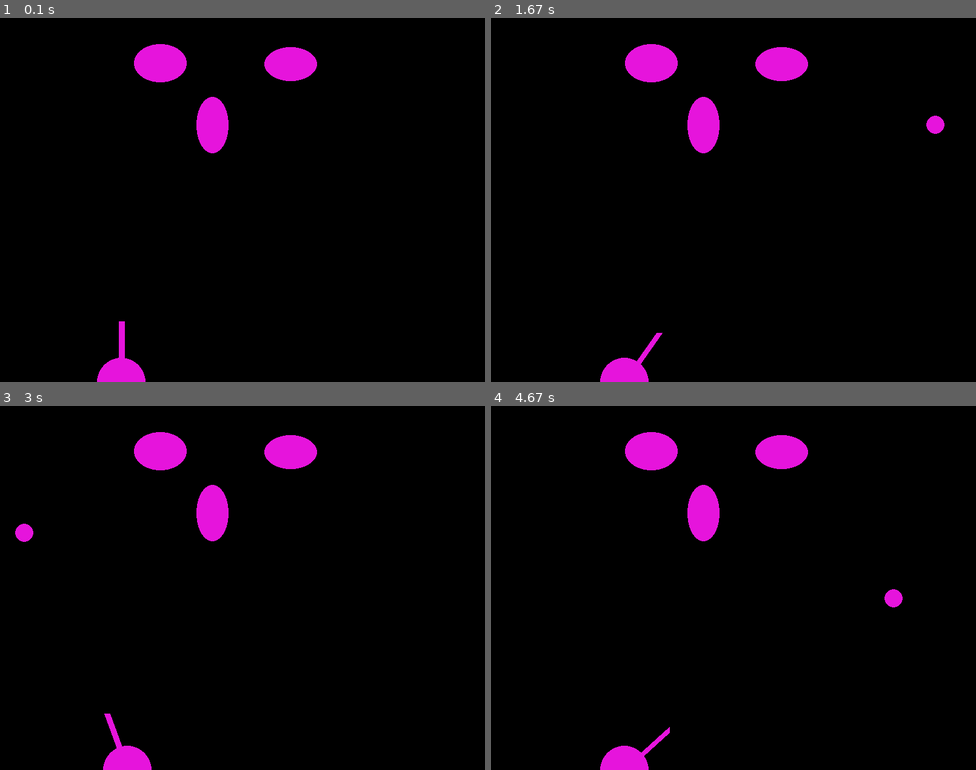
Above: before the commit, frames 1-4 (two rows, left to right).
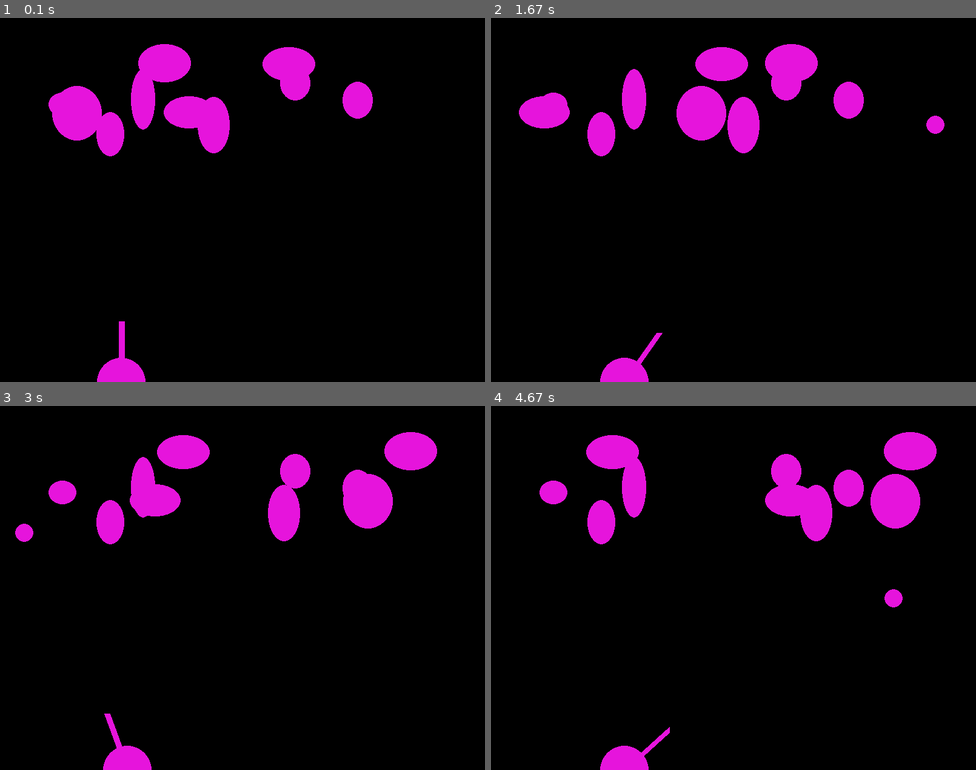
Above: after the commit, the same moments.

Repository: Pleshakova/pygame_projects
Game: pygame game, started from cannon_game/model.py
Two runs of this game, one before a commit and one after it. Both use one fixed random seed, a clock stepped at 60 frames per second and the inputs below.
Inputs (mouse positions are in pixels of both pictures, inside the frame that each line leads up to):
- Up to frame 1 (0.1 s): no input
- Up to frame 2 (1.67 s): click (733, 200) at 0.4 s; hold Right 0.67-1.13 s; click (888, 189) at 0.77 s; hold Right 1.17-1.63 s; click (733, 221) at 1.27 s
- Up to frame 3 (3 s): hold Left 1.67-2.2 s; click (126, 591) at 1.77 s; hold Left 2.23-2.63 s; move the mouse to (291, 668) at 2.27 s; click (291, 668) at 2.33 s; hold Right from 2.67 s (still down); click (92, 675) at 2.77 s
- Up to frame 4 (4.67 s): release Right at 3.3 s; hold Left 3.33-3.8 s; click (806, 460) at 3.43 s; hold Right 3.83-4.3 s; click (912, 715) at 3.93 s; hold Right from 4.33 s (still down); click (791, 620) at 4.43 s

The runs differ from the first frame. In frame 1, 4.0% of the frame differs, in the area x 10-77%, y 7-38%; in frame 2, 6.2%; in frame 3, 7.4%; in frame 4, 8.5%, in the area x 10-92%, y 7-38%.

Commit message:
Version 4. Moving and non-moving targets are created.

Diff:
--- a/cannon_game/model.py
+++ b/cannon_game/model.py
@@ -108,7 +108,7 @@
     def show(self):
         pygame.draw.circle(screen, color, self.coord, self.standart_radius)
 
-    def is_reached_frame(self):
+    def is_reached_border(self):
         return self.coord[0] <= 0 or self.coord[0] >= width or self.coord[1] <= 0 or self.coord[1] >= height
 
 
@@ -120,6 +120,7 @@
         self.coord = []
         self.width = randint(30, 100)
         self.height = randint(30, 100)
+        self.coord = self.set_coords()
         self.fire_angle = math.pi * 3 / 2
 
     def set_coords(self):
@@ -128,7 +129,6 @@
         return self.coord
 
     def show(self):
-        self.coord = self.set_coords()
         pygame.draw.ellipse(screen, color, (self.coord[0], self.coord[1], self.width, self.height))
 
     def fire(self):
@@ -140,7 +140,17 @@
 
 
 class TargetMove(Target):
-    pass
+    def __init__(self):
+        super().__init__()
+        self.Vx = randint(-10, 10)
+
+    def move(self):
+        if self.is_reached_border():
+            self.Vx = -1 * self.Vx
+        self.coord[0] += self.Vx
+
+    def is_reached_border(self):
+        return self.coord[0] + self.width // 2 >= width or self.coord[0] - self.width // 2 <= 0
 
 
 class Bomb:
@@ -152,13 +162,19 @@
         self.cannon = Cannon()
         self.gun = CannonGun()
         self.shells = []
-        self.targets = []
+        self.moving_targets = []
+        self.non_moving_targets = []
         self.finished = False
 
-    def target_creation(self, n):
+    def non_moving_target_creation(self, n):
         for i in range(n):
-            self.targets.append(Target())
-        return self.targets
+            self.non_moving_targets.append(Target())
+        return self.non_moving_targets
+
+    def moving_target_creation(self, n):
+        for i in range(n):
+            self.moving_targets.append(TargetMove())
+        return self.moving_targets
 
     def event_handler(self):
         for event in pygame.event.get():
@@ -180,24 +196,28 @@
 
     def move(self):
         for shell in self.shells:
-            if not shell.is_reached_frame():
+            if not shell.is_reached_border():
                 shell.move()
-
             else:
                 self.shells.remove(shell)
+        for target in self.moving_targets:
+            target.move()
 
     def game_show(self):
         self.cannon.show()
         self.gun.show()
         for shell in self.shells:
             shell.show()
-        for target in self.targets:
+        for target in self.moving_targets:
+            target.show()
+        for target in self.non_moving_targets:
             target.show()
 
 
 def main():
     mng = GameManager()
-    mng.target_creation(3)
+    mng.moving_target_creation(5)
+    mng.non_moving_target_creation(5)
     while not mng.finished:
         clock.tick(20)
         mng.event_handler()
